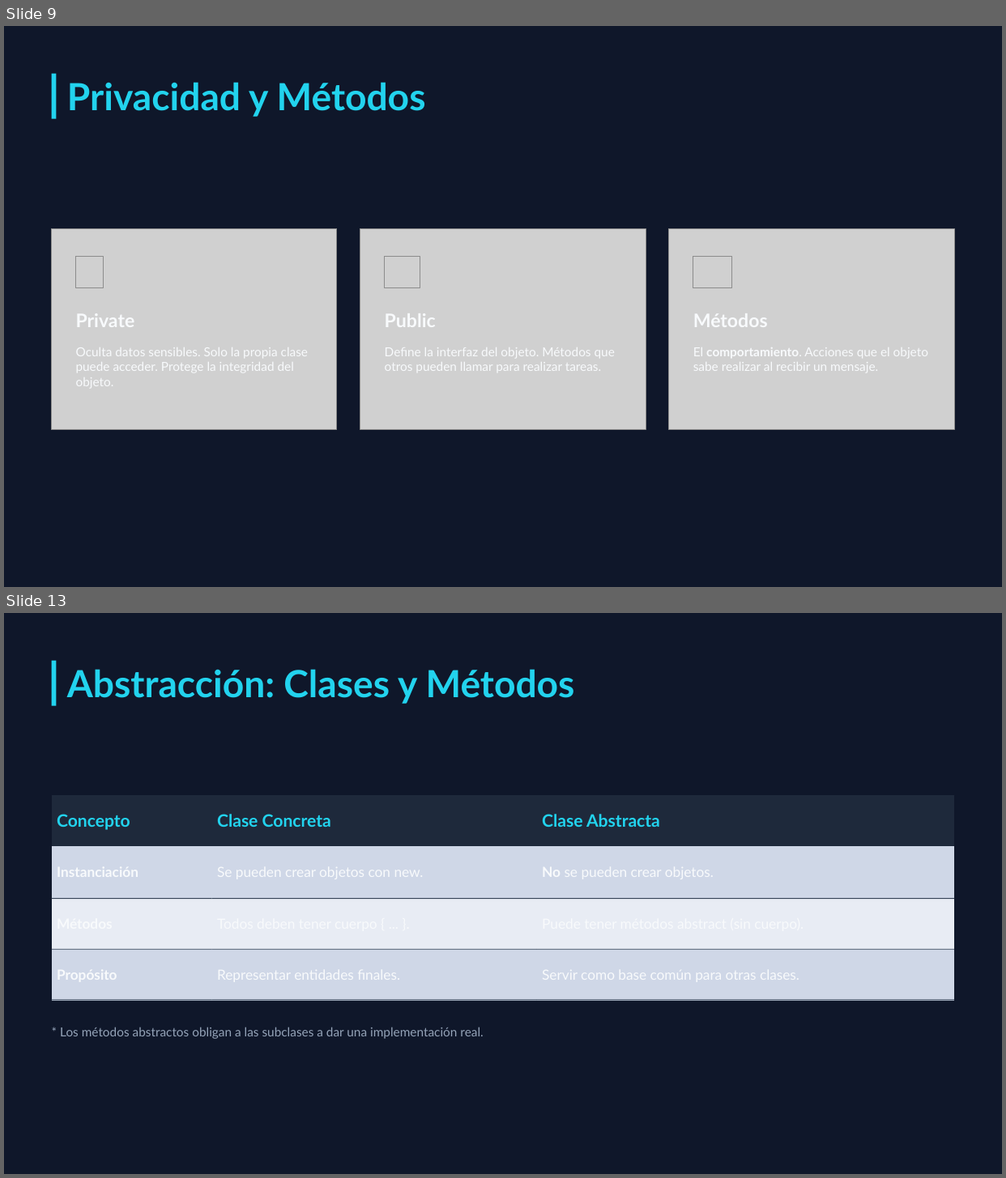
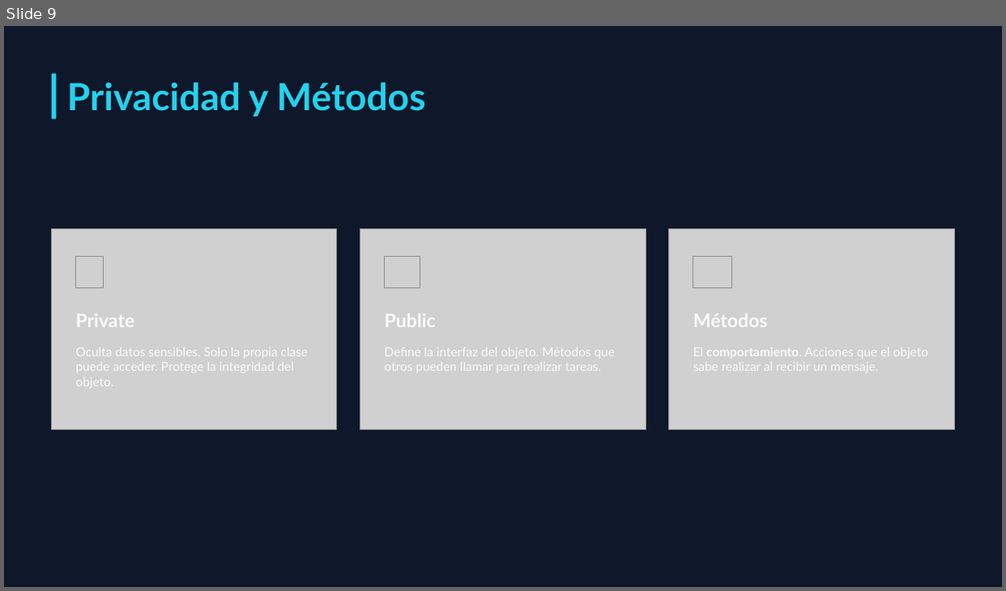
Before and after one commit to MelvinSevilla/programacionBasica, a slide deck: II UNIDAD/Presentaciones/II UNIDAD Programación Orientada a Objetos.pptx. Shown one above the other, each under a label of ours: slides 9 and 13 before the commit, slide 9 after it; the slides between them are not shown. The pictures are 1006x1178 and 1006x591 pixels, drawn with LibreOffice and Linux fonts; fonts in the diff are those of the drawing; grey boxes stand for pictures; background and template pictures are left out. Boxes give left, top, right and bottom in pixels: in the first picture for what was removed or moved away, otherwise in the second. Text is boxed around its words. In the diff, an @@ line names an element or a change of style, - is before the commit and + after.

Commit message:
POO

```diff
--- a/II UNIDAD/Presentaciones/II UNIDAD Programación Orientada a Objetos.pptx
+++ b/II UNIDAD/Presentaciones/II UNIDAD Programación Orientada a Objetos.pptx
@@ slide 13 removed at (4,613,1002,1174), background picture (left out) @@
@@ rectangle removed at (52,661,57,706) @@
@@ text removed at (67,669,575,704) @@
-Abstracción: Clases y Métodos
@@ table removed at (52,795,955,1041), 4 rows, 3 columns @@
-Concepto | Clase Concreta | Clase Abstracta
-Instanciación | Se pueden crear objetos con new. | No se pueden crear objetos.
-Métodos | Todos deben tener cuerpo { ... }. | Puede tener métodos abstract (sin cuerpo).
-Propósito | Representar entidades finales. | Servir como base común para otras clases.
@@ rectangle removed at (52,898,212,899) @@
@@ rectangle removed at (212,898,537,899) @@
@@ rectangle removed at (537,898,955,899) @@
@@ rectangle removed at (52,949,212,950) @@
@@ rectangle removed at (212,949,537,950) @@
@@ rectangle removed at (537,949,955,950) @@
@@ rectangle removed at (52,1000,212,1001) @@
@@ rectangle removed at (212,1000,537,1001) @@
@@ rectangle removed at (537,1000,955,1001) @@
@@ text removed at (60,1027,483,1039) @@
-* Los métodos abstractos obligan a las subclases a dar una implementación real.
```
Also in this commit, not shown: 6 other slides removed.
